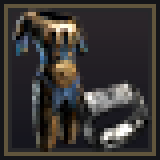
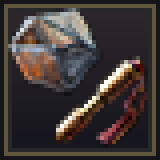
Before/after of a 160x160 layered artwork. What changed in the layer stack:
added group "Trash currency" with 2 layers above "Non-basic currency" over [8, 8, 148, 148]
added layer "Scroll_of_Wisdom_inventory_icon" in group "Trash currency" over [56, 56, 148, 148]
added layer "Armourer's_Scrap_inventory_icon" in group "Trash currency" over [8, 8, 104, 96]
hid group "bases" (3 layers) over [12, 8, 152, 152]
